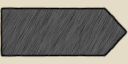
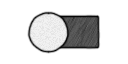
Layer changes from the first 128 x 64 image to the second:
added group "Mana" with 7 layers above "ManaSmaller" over [27, 11, 101, 54]
added layer "Layer 3" in group "Mana" over [27, 11, 70, 54]
moved "Comon copy 3" into group "Mana" over [28, 12, 68, 52]
moved "Comon copy 2" into group "Mana" over [28, 12, 68, 52]
moved "Layer 1" (1st of 2, in "Mana") into group "Mana" over [43, 14, 101, 50]
moved "Color Fill 7 copy" (1st of 2, in "Mana") into group "Mana" over [38, 16, 98, 47]
moved "Color Fill 2 copy" (1st of 2, in "Mana") into group "Mana" over [38, 16, 98, 47]
renamed "Next copy" to "Next", hid the group it (3 layers) over [0, 6, 128, 58]
hid "Color Fill 1" over [0, 0, 128, 64]
